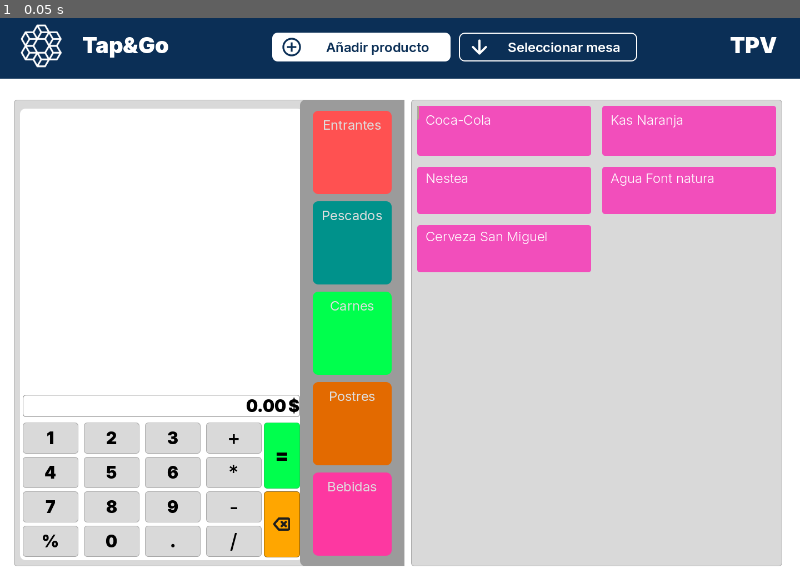
Above: before the commit, frame 1.
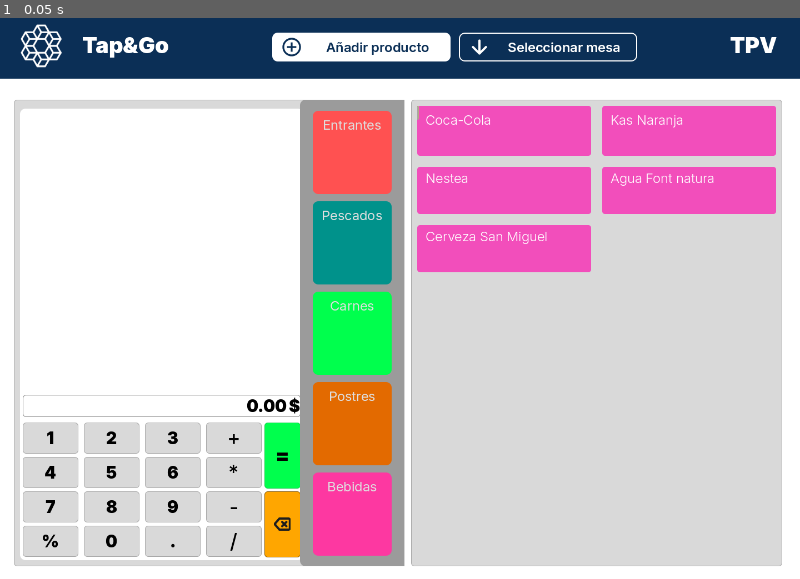
Above: after the commit, the same moment.

Repository: rteijeiro/tpv
Game: Godot game, scene res://scenes/main.tscn
The game is run twice, just before and just after one commit, with the same random seed, the same clock (stepped at 60 frames per second) and the same inputs.
Inputs:
- Up to frame 1 (0.05 s): no input

The runs differ from the first frame. In frame 1, 0.1% of the frame differs, in the area x 30-38%, y 67-97%.
Error in both runs: Attempt to call function 'get_children' in base 'null instance' on a null instance. (res://Scripts/main.gd:29)

Commit message:
Calculadora restructurada

Diff:
--- a/Scripts/calculator.gd
+++ b/Scripts/calculator.gd
@@ -9,58 +9,53 @@
 @onready var price = $PanelContainer/MarginContainer/PanelContainer/MarginContainer/VBoxContainer/PanelContainer/HBoxContainer/Price
 
 
-func _on_uno_pressed() -> void:
+func _on_one_pressed() -> void:
 	selectNumber('1')
 
-func _on_dos_pressed() -> void:
+func _on_two_pressed() -> void:
 	selectNumber('2')
 
-func _on_tres_pressed() -> void:
+func _on_three_pressed() -> void:
 	selectNumber('3')
 
-func _on_cuatro_pressed() -> void:
+func _on_sum_pressed() -> void:
+	selectOperation('+')
+
+func _on_four_pressed() -> void:
 	selectNumber('4')
 
-func _on_cinco_pressed() -> void:
+func _on_five_pressed() -> void:
 	selectNumber('5')
 
-func _on_seis_pressed() -> void:
+func _on_six_pressed() -> void:
 	selectNumber('6')
 
-func _on_siete_pressed() -> void:
+func _on_multiplication_pressed() -> void:
+	selectOperation('*')
+
+func _on_seven_pressed() -> void:
 	selectNumber('7')
 
-func _on_ocho_pressed() -> void:
+func _on_eight_pressed() -> void:
 	selectNumber('8')
 
-func _on_nueve_pressed() -> void:
+func _on_nine_pressed() -> void:
 	selectNumber('9')
 
-func _on_cero_pressed() -> void:
+func _on_subtraction_pressed() -> void:
+	selectOperation('-')
+
+func _on_percent_pressed() -> void:
+	selectOperation('%')
+
+func _on_zero_pressed() -> void:
 	selectNumber('0')
 
 func _on_decimal_pressed() -> void:
 	selectNumber('.')
 
-func _on_suma_pressed() -> void:
-	selectOperation('+')
-
-func _on_resta_pressed() -> void:
-	selectOperation('-')
-
-func _on_multiplicacion_pressed() -> void:
-	selectOperation('*')
-
-func _on_division_pressed() -> void:
+func _on_slash_pressed() -> void:
 	selectOperation('/')
-
-func _on_modulo_pressed() -> void:
-	selectOperation('%')
-
-func _on_delete_pressed() -> void:
-	if input.length() > 0:
-		input[-1] = ''
-		price.text = input
 
 func selectNumber(number):
 	input += number
@@ -82,7 +77,7 @@
 	input = ''
 	price.text = input
 
-func _on_resultado_pressed() -> void:
+func _on_equals_pressed() -> void:
 	if operation == '+':
 		res += float(input)
 	if operation == '-':
@@ -96,3 +91,8 @@
 	price.text = str(res)
 	input = ''
 	res = 0
+
+func _on_delete_pressed() -> void:
+	if input.length() > 0:
+		input[-1] = ''
+		price.text = input
--- a/scenes/calculator.tscn
+++ b/scenes/calculator.tscn
@@ -300,6 +300,7 @@
 [node name="Buttons" type="HBoxContainer" parent="PanelContainer/MarginContainer/PanelContainer/MarginContainer/VBoxContainer"]
 layout_mode = 2
 size_flags_vertical = 3
+theme_override_constants/separation = 5
 alignment = 2
 
 [node name="Container_Buttons" type="VBoxContainer" parent="PanelContainer/MarginContainer/PanelContainer/MarginContainer/VBoxContainer/Buttons"]
@@ -312,7 +313,7 @@
 layout_mode = 2
 theme_override_constants/separation = 10
 
-[node name="1" type="Button" parent="PanelContainer/MarginContainer/PanelContainer/MarginContainer/VBoxContainer/Buttons/Container_Buttons/Container_f1"]
+[node name="One" type="Button" parent="PanelContainer/MarginContainer/PanelContainer/MarginContainer/VBoxContainer/Buttons/Container_Buttons/Container_f1"]
 custom_minimum_size = Vector2(100, 56)
 layout_mode = 2
 theme_override_colors/font_color = Color(0, 0, 0, 1)
@@ -321,7 +322,7 @@
 theme_override_styles/normal = SubResource("StyleBoxFlat_67unu")
 text = "1"
 
-[node name="2" type="Button" parent="PanelContainer/MarginContainer/PanelContainer/MarginContainer/VBoxContainer/Buttons/Container_Buttons/Container_f1"]
+[node name="Two" type="Button" parent="PanelContainer/MarginContainer/PanelContainer/MarginContainer/VBoxContainer/Buttons/Container_Buttons/Container_f1"]
 custom_minimum_size = Vector2(100, 56)
 layout_mode = 2
 theme_override_colors/font_color = Color(0, 0, 0, 1)
@@ -330,7 +331,7 @@
 theme_override_styles/normal = SubResource("StyleBoxFlat_x1687")
 text = "2"
 
-[node name="3" type="Button" parent="PanelContainer/MarginContainer/PanelContainer/MarginContainer/VBoxContainer/Buttons/Container_Buttons/Container_f1"]
+[node name="Three" type="Button" parent="PanelContainer/MarginContainer/PanelContainer/MarginContainer/VBoxContainer/Buttons/Container_Buttons/Container_f1"]
 custom_minimum_size = Vector2(100, 52)
 layout_mode = 2
 theme_override_colors/font_color = Color(0, 0, 0, 1)
@@ -339,7 +340,7 @@
 theme_override_styles/normal = SubResource("StyleBoxFlat_a8wst")
 text = "3"
 
-[node name="+" type="Button" parent="PanelContainer/MarginContainer/PanelContainer/MarginContainer/VBoxContainer/Buttons/Container_Buttons/Container_f1"]
+[node name="Sum" type="Button" parent="PanelContainer/MarginContainer/PanelContainer/MarginContainer/VBoxContainer/Buttons/Container_Buttons/Container_f1"]
 custom_minimum_size = Vector2(100, 52)
 layout_mode = 2
 theme_override_colors/font_color = Color(0, 0, 0, 1)
@@ -352,7 +353,7 @@
 layout_mode = 2
 theme_override_constants/separation = 10
 
-[node name="4" type="Button" parent="PanelContainer/MarginContainer/PanelContainer/MarginContainer/VBoxContainer/Buttons/Container_Buttons/Container_f2"]
+[node name="Four" type="Button" parent="PanelContainer/MarginContainer/PanelContainer/MarginContainer/VBoxContainer/Buttons/Container_Buttons/Container_f2"]
 custom_minimum_size = Vector2(100, 56)
 layout_mode = 2
 theme_override_colors/font_color = Color(0, 0, 0, 1)
@@ -361,7 +362,7 @@
 theme_override_styles/normal = SubResource("StyleBoxFlat_wtarv")
 text = "4"
 
-[node name="5" type="Button" parent="PanelContainer/MarginContainer/PanelContainer/MarginContainer/VBoxContainer/Buttons/Container_Buttons/Container_f2"]
+[node name="Five" type="Button" parent="PanelContainer/MarginContainer/PanelContainer/MarginContainer/VBoxContainer/Buttons/Container_Buttons/Container_f2"]
 custom_minimum_size = Vector2(100, 52)
 layout_mode = 2
 theme_override_colors/font_color = Color(0, 0, 0, 1)
@@ -370,7 +371,7 @@
 theme_override_styles/normal = SubResource("StyleBoxFlat_7lgk1")
 text = "5"
 
-[node name="6" type="Button" parent="PanelContainer/MarginContainer/PanelContainer/MarginContainer/VBoxContainer/Buttons/Container_Buttons/Container_f2"]
+[node name="Six" type="Button" parent="PanelContainer/MarginContainer/PanelContainer/MarginContainer/VBoxContainer/Buttons/Container_Buttons/Container_f2"]
 custom_minimum_size = Vector2(100, 52)
 layout_mode = 2
 theme_override_colors/font_color = Color(0, 0, 0, 1)
@@ -379,7 +380,7 @@
 theme_override_styles/normal = SubResource("StyleBoxFlat_doguh")
 text = "6"
 
-[node name="*" type="Button" parent="PanelContainer/MarginContainer/PanelContainer/MarginContainer/VBoxContainer/Buttons/Container_Buttons/Container_f2"]
+[node name="Multiplication" type="Button" parent="PanelContainer/MarginContainer/PanelContainer/MarginContainer/VBoxContainer/Buttons/Container_Buttons/Container_f2"]
 custom_minimum_size = Vector2(100, 56)
 layout_mode = 2
 size_flags_horizontal = 6
@@ -394,7 +395,7 @@
 layout_mode = 2
 theme_override_constants/separation = 10
 
-[node name="7" type="Button" parent="PanelContainer/MarginContainer/PanelContainer/MarginContainer/VBoxContainer/Buttons/Container_Buttons/Container_f3"]
+[node name="Seven" type="Button" parent="PanelContainer/MarginContainer/PanelContainer/MarginContainer/VBoxContainer/Buttons/Container_Buttons/Container_f3"]
 custom_minimum_size = Vector2(100, 56)
 layout_mode = 2
 theme_override_colors/font_color = Color(0, 0, 0, 1)
@@ -403,7 +404,7 @@
 theme_override_styles/normal = SubResource("StyleBoxFlat_2cv7x")
 text = "7"
 
-[node name="8" type="Button" parent="PanelContainer/MarginContainer/PanelContainer/MarginContainer/VBoxContainer/Buttons/Container_Buttons/Container_f3"]
+[node name="Eight" type="Button" parent="PanelContainer/MarginContainer/PanelContainer/MarginContainer/VBoxContainer/Buttons/Container_Buttons/Container_f3"]
 custom_minimum_size = Vector2(100, 52)
 layout_mode = 2
 theme_override_colors/font_color = Color(0, 0, 0, 1)
@@ -412,7 +413,7 @@
 theme_override_styles/normal = SubResource("StyleBoxFlat_ojquv")
 text = "8"
 
-[node name="9" type="Button" parent="PanelContainer/MarginContainer/PanelContainer/MarginContainer/VBoxContainer/Buttons/Container_Buttons/Container_f3"]
+[node name="Nine" type="Button" parent="PanelContainer/MarginContainer/PanelContainer/MarginContainer/VBoxContainer/Buttons/Container_Buttons/Container_f3"]
 custom_minimum_size = Vector2(100, 56)
 layout_mode = 2
 theme_override_colors/font_color = Color(0, 0, 0, 1)
@@ -421,7 +422,7 @@
 theme_override_styles/normal = SubResource("StyleBoxFlat_h4d8w")
 text = "9"
 
-[node name="-" type="Button" parent="PanelContainer/MarginContainer/PanelContainer/MarginContainer/VBoxContainer/Buttons/Container_Buttons/Container_f3"]
+[node name="Subtraction" type="Button" parent="PanelContainer/MarginContainer/PanelContainer/MarginContainer/VBoxContainer/Buttons/Container_Buttons/Container_f3"]
 custom_minimum_size = Vector2(100, 56)
 layout_mode = 2
 theme_override_colors/font_color = Color(0, 0, 0, 1)
@@ -443,7 +444,7 @@
 theme_override_styles/normal = SubResource("StyleBoxFlat_uy5s7")
 text = "%"
 
-[node name="0" type="Button" parent="PanelContainer/MarginContainer/PanelContainer/MarginContainer/VBoxContainer/Buttons/Container_Buttons/Container_f4"]
+[node name="Zero" type="Button" parent="PanelContainer/MarginContainer/PanelContainer/MarginContainer/VBoxContainer/Buttons/Container_Buttons/Container_f4"]
 custom_minimum_size = Vector2(100, 52)
 layout_mode = 2
 theme_override_colors/font_color = Color(0, 0, 0, 1)
@@ -491,3 +492,22 @@
 theme_override_styles/normal = SubResource("StyleBoxFlat_0jwcc")
 icon = ExtResource("8_ywcle")
 icon_alignment = 1
+
+[connection signal="pressed" from="PanelContainer/MarginContainer/PanelContainer/MarginContainer/VBoxContainer/Buttons/Container_Buttons/Container_f1/One" to="." method="_on_one_pressed"]
+[connection signal="pressed" from="PanelContainer/MarginContainer/PanelContainer/MarginContainer/VBoxContainer/Buttons/Container_Buttons/Container_f1/Two" to="." method="_on_two_pressed"]
+[connection signal="pressed" from="PanelContainer/MarginContainer/PanelContainer/MarginContainer/VBoxContainer/Buttons/Container_Buttons/Container_f1/Three" to="." method="_on_three_pressed"]
+[connection signal="pressed" from="PanelContainer/MarginContainer/PanelContainer/MarginContainer/VBoxContainer/Buttons/Container_Buttons/Container_f1/Sum" to="." method="_on_sum_pressed"]
+[connection signal="pressed" from="PanelContainer/MarginContainer/PanelContainer/MarginContainer/VBoxContainer/Buttons/Container_Buttons/Container_f2/Four" to="." method="_on_four_pressed"]
+[connection signal="pressed" from="PanelContainer/MarginContainer/PanelContainer/MarginContainer/VBoxContainer/Buttons/Container_Buttons/Container_f2/Five" to="." method="_on_five_pressed"]
+[connection signal="pressed" from="PanelContainer/MarginContainer/PanelContainer/MarginContainer/VBoxContainer/Buttons/Container_Buttons/Container_f2/Six" to="." method="_on_six_pressed"]
+[connection signal="pressed" from="PanelContainer/MarginContainer/PanelContainer/MarginContainer/VBoxContainer/Buttons/Container_Buttons/Container_f2/Multiplication" to="." method="_on_multiplication_pressed"]
+[connection signal="pressed" from="PanelContainer/MarginContainer/PanelContainer/MarginContainer/VBoxContainer/Buttons/Container_Buttons/Container_f3/Seven" to="." method="_on_seven_pressed"]
+[connection signal="pressed" from="PanelContainer/MarginContainer/PanelContainer/MarginContainer/VBoxContainer/Buttons/Container_Buttons/Container_f3/Eight" to="." method="_on_eight_pressed"]
+[connection signal="pressed" from="PanelContainer/MarginContainer/PanelContainer/MarginContainer/VBoxContainer/Buttons/Container_Buttons/Container_f3/Nine" to="." method="_on_nine_pressed"]
+[connection signal="pressed" from="PanelContainer/MarginContainer/PanelContainer/MarginContainer/VBoxContainer/Buttons/Container_Buttons/Container_f3/Subtraction" to="." method="_on_subtraction_pressed"]
+[connection signal="pressed" from="PanelContainer/MarginContainer/PanelContainer/MarginContainer/VBoxContainer/Buttons/Container_Buttons/Container_f4/Percent" to="." method="_on_percent_pressed"]
+[connection signal="pressed" from="PanelContainer/MarginContainer/PanelContainer/MarginContainer/VBoxContainer/Buttons/Container_Buttons/Container_f4/Zero" to="." method="_on_zero_pressed"]
+[connection signal="pressed" from="PanelContainer/MarginContainer/PanelContainer/MarginContainer/VBoxContainer/Buttons/Container_Buttons/Container_f4/Decimal" to="." method="_on_decimal_pressed"]
+[connection signal="pressed" from="PanelContainer/MarginContainer/PanelContainer/MarginContainer/VBoxContainer/Buttons/Container_Buttons/Container_f4/Slash" to="." method="_on_slash_pressed"]
+[connection signal="pressed" from="PanelContainer/MarginContainer/PanelContainer/MarginContainer/VBoxContainer/Buttons/Container_c1/Equals" to="." method="_on_equals_pressed"]
+[connection signal="pressed" from="PanelContainer/MarginContainer/PanelContainer/MarginContainer/VBoxContainer/Buttons/Container_c1/Delete" to="." method="_on_delete_pressed"]
